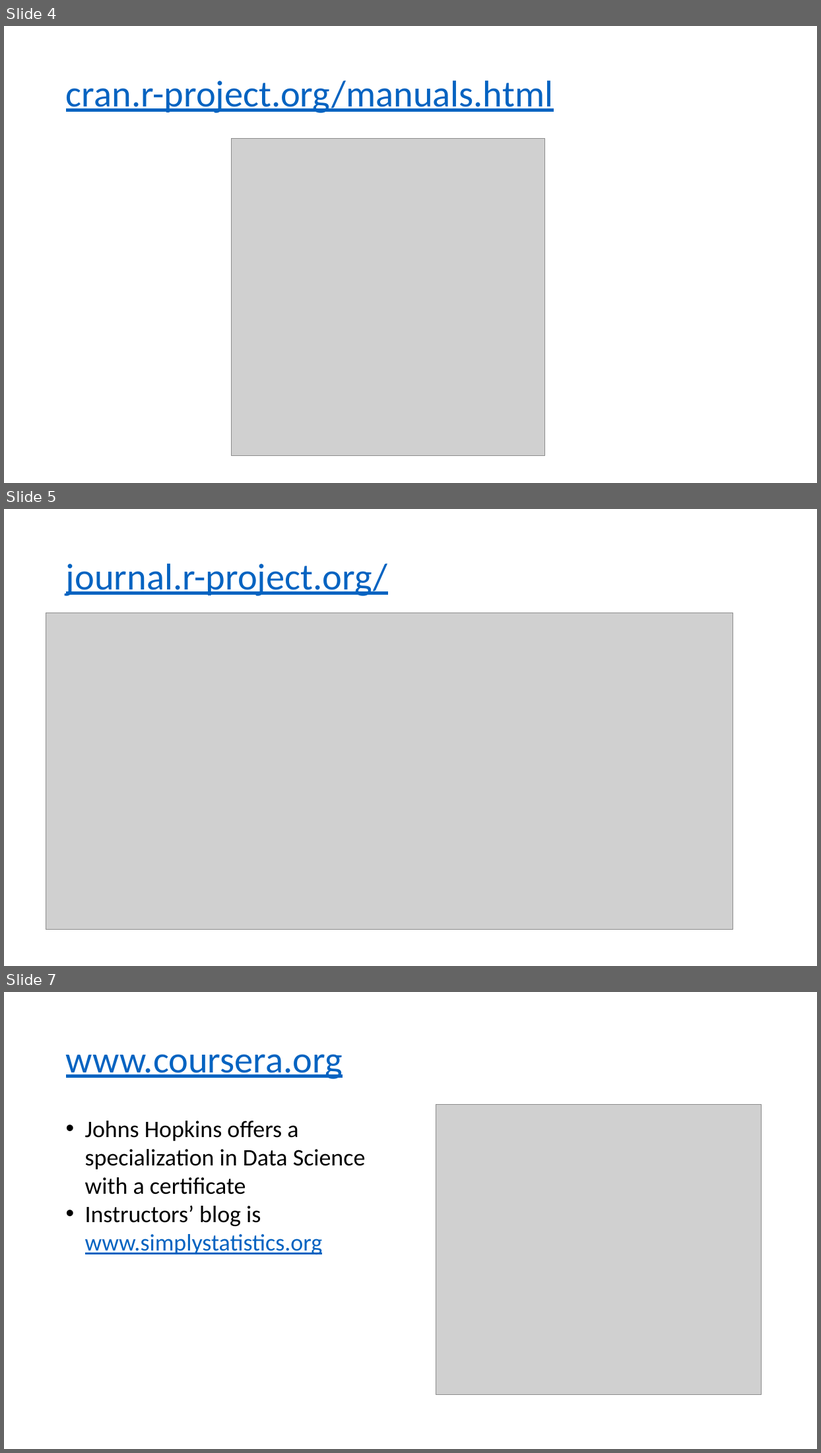
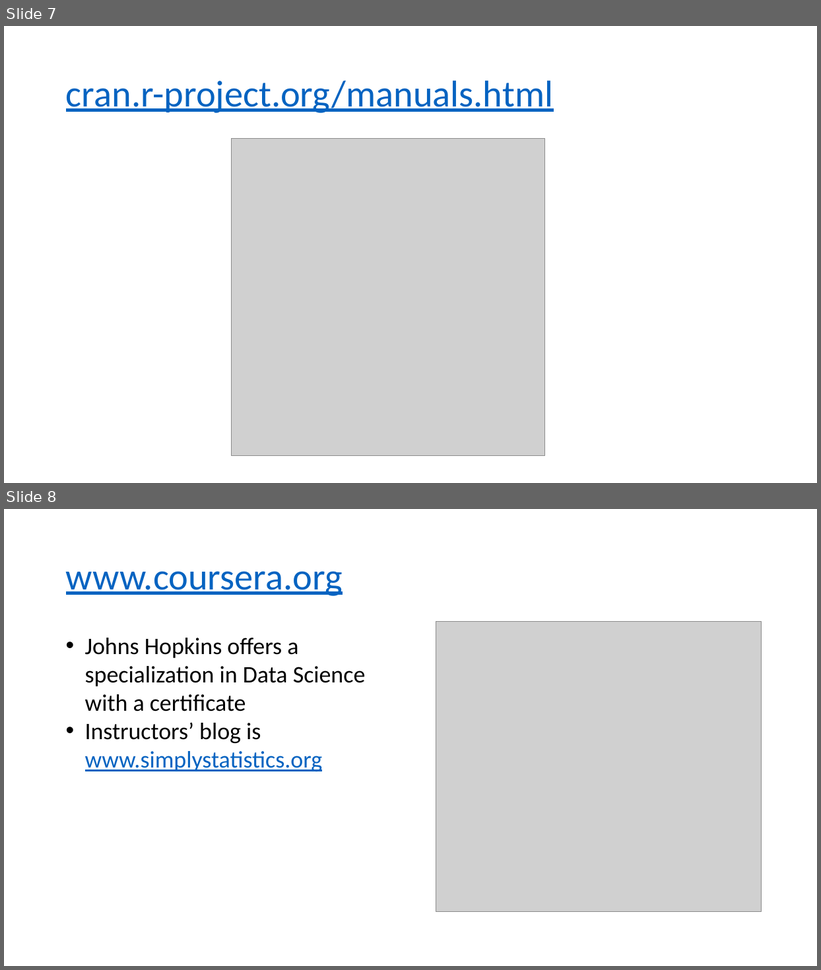
Before and after one commit to chiefmurph/CASRBootcamp17, a slide deck: slides/slide_output/1P06_RCommunity.pptx. Shown one above the other, each under a label of ours: slides 4, 5 and 7 before the commit, slides 7 and 8 after it; the slides between them are not shown. The pictures are 821x1453 and 821x970 pixels, drawn with LibreOffice and Linux fonts; fonts in the diff are those of the drawing; grey boxes stand for pictures. Boxes give left, top, right and bottom in pixels: in the first picture for what was removed or moved away, otherwise in the second. Text is boxed around its words. In the diff, an @@ line names an element or a change of style, - is before the commit and + after.

```diff
--- a/slides/slide_output/1P06_RCommunity.pptx
+++ b/slides/slide_output/1P06_RCommunity.pptx
@@ slide 5 removed at bbox=[4, 509, 817, 966], background #FFFFFF @@
@@ title removed at bbox=[66, 563, 387, 596] @@
-journal.r-project.org/
@@ picture removed at bbox=[46, 613, 733, 930] @@
@@ what was slide 4 is now slide 7 @@
@@ what was slide 7 is now slide 8 @@
```
Also in this commit, not shown: 1 slide changed, 3 slides added, 1 other slide removed, 15 other files.
